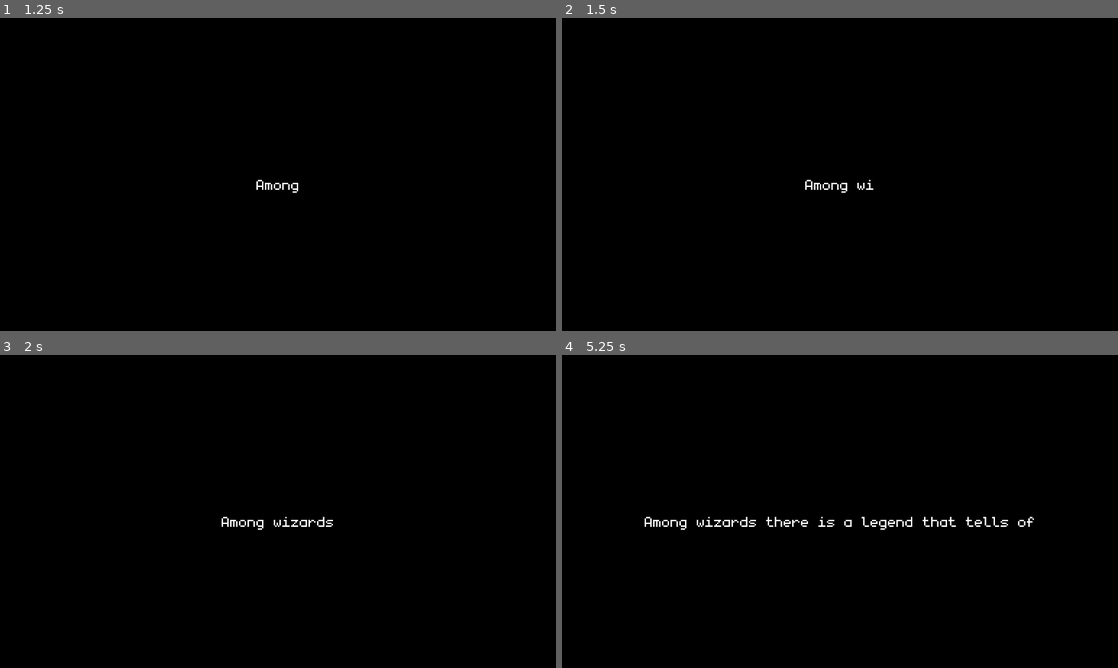
Above: before the commit, frames 1-4 (two rows, left to right).
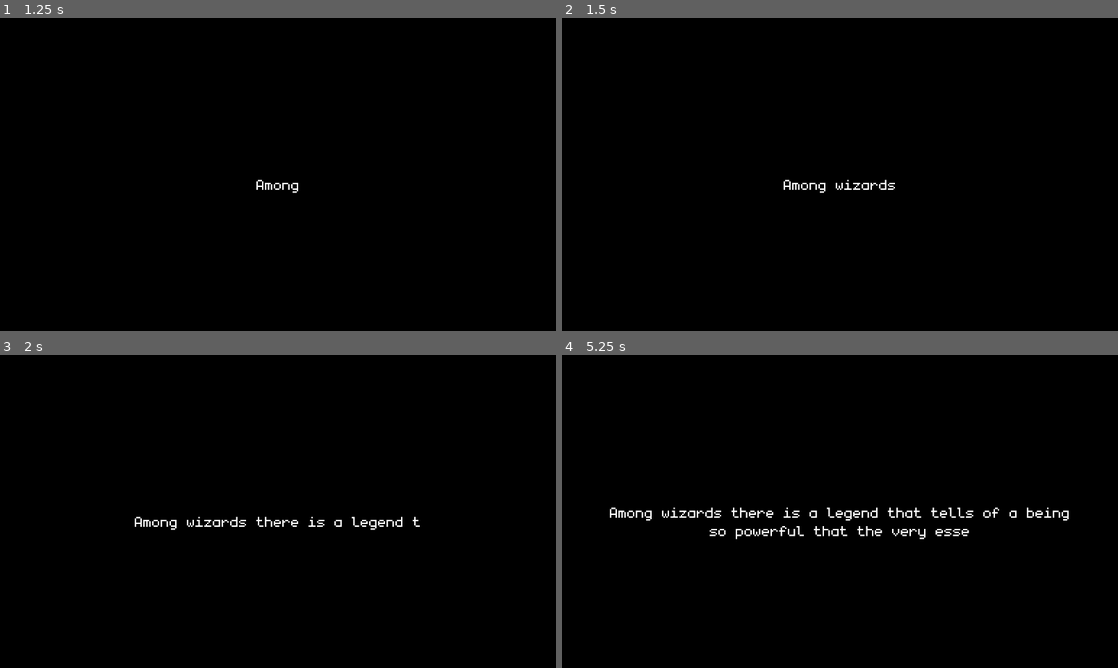
Above: after the commit, the same moments.

Repository: Juanxpeke/GD-BR2024
Game: Godot game, scene res://Core/GUI/MainMenu/main_menu.tscn
Same seed, same stepped clock (60 frames per second), same inputs: the game is played once before the commit and once after it. Sound files missing from this copy of the repository are replaced by a short silence.
Inputs (mouse positions are in pixels of both pictures, inside the frame that each line leads up to):
- Up to frame 1 (1.25 s): click "Start Game" at 0.5 s
- Up to frame 2 (1.5 s): drag from (840, 174) to (895, 105) at 1.27 s
- Up to frame 3 (2 s): no input
- Up to frame 4 (5.25 s): drag from (728, 527) to (812, 574) at 2.02 s; move the mouse to (895, 442) at 2.77 s; hold Mouse wheel down (wheel_down) 2.78-3.5 s; click (895, 442) at 3.05 s; drag from (812, 574) to (673, 464) at 3.52 s; move the mouse to (1006, 558) at 4.27 s; press the mouse at (1006, 558) at 4.28 s; release the mouse at (1006, 558) at 5 s; drag from (673, 464) to (756, 433) at 5.02 s

Frame 1 is identical in both runs. In frame 2, 0.3% of the frame differs, in the area x 39-60%, y 51-56%; in frame 3, 0.6%; in frame 4, 2.1%, in the area x 8-92%, y 48-59%.

Commit message:
Added speedup cutscene logic

Diff:
--- a/Core/GUI/Cutscene/cutscene_label.gd
+++ b/Core/GUI/Cutscene/cutscene_label.gd
@@ -2,10 +2,6 @@
 extends RichTextLabel
 
 signal text_typing_finished
-
-
-var character_pos : int = 0
-var current_panel : int = 0
 
 var cutscene_resource : CutsceneResource
 
@@ -17,6 +13,14 @@
 func _ready() -> void:
 	timer.timeout.connect(_on_timer_timeout)
 
+# Called on a input event inside this control node
+func _gui_input(event: InputEvent) -> void:
+	if not cutscene_resource: return
+
+	if event.is_action_pressed("left_click"):
+		timer.wait_time = cutscene_resource.character_wait_time / 8.0
+	elif event.is_action_released("left_click"):
+		timer.wait_time = cutscene_resource.character_wait_time
 
 # Public
 
Not shown: 1 places in Core/World/BackgroundBoard/background_board.tres that only renumber resources
